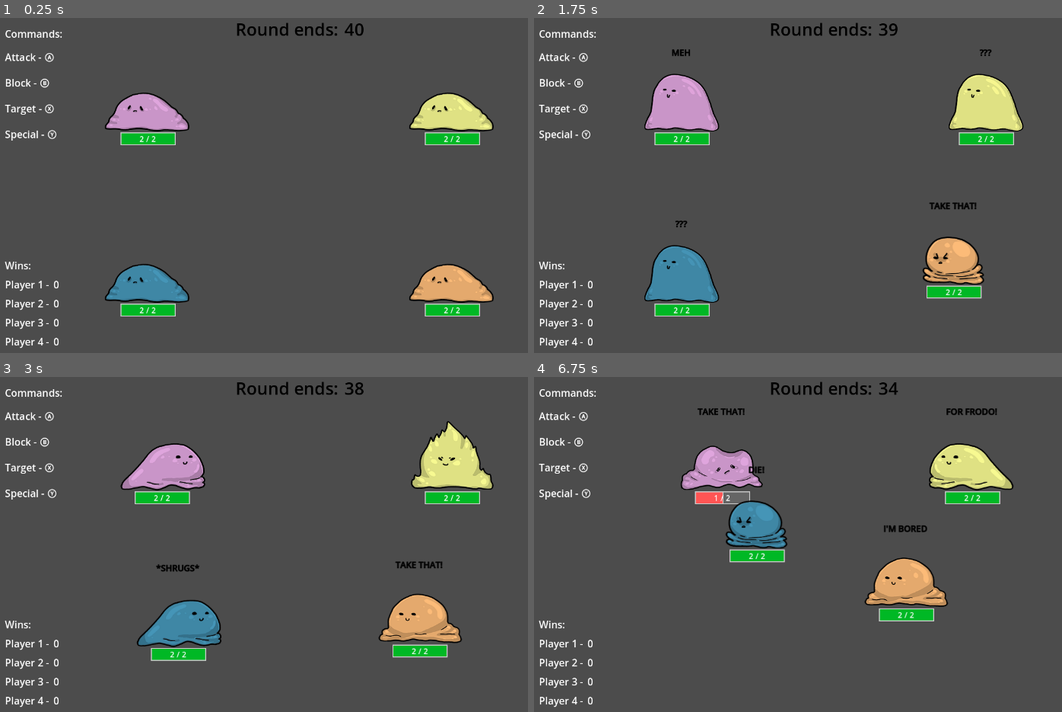
Above: before the commit, frames 1-4 (two rows, left to right).
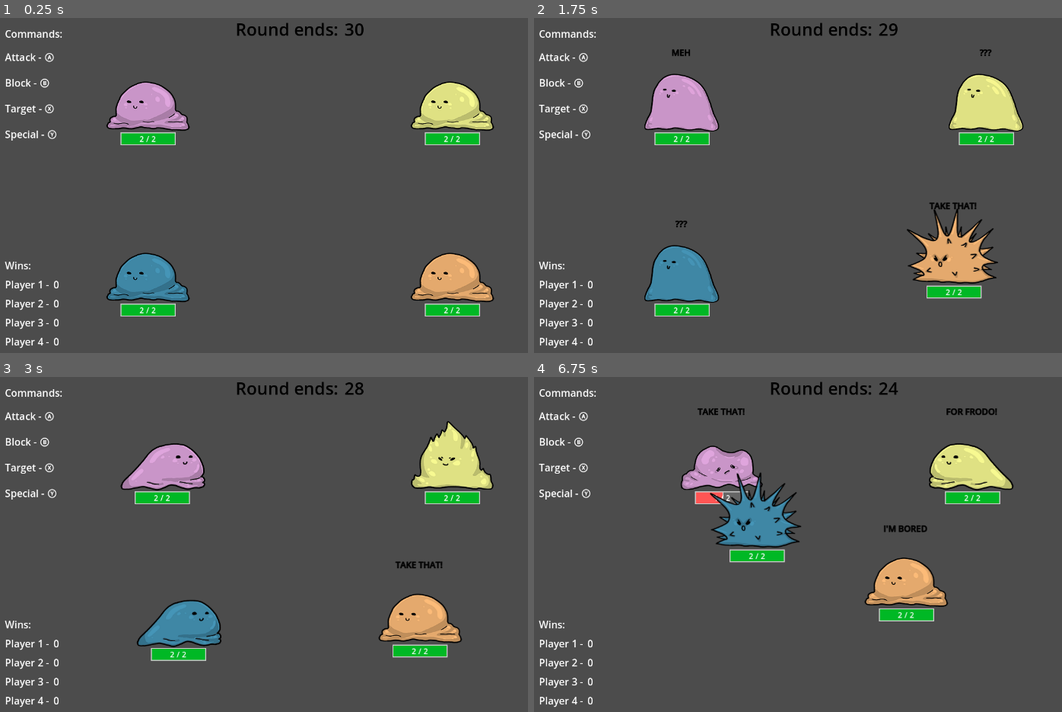
Above: after the commit, the same moments.

Repository: Galitie/mini-tyler-games
Game: Godot game, scene res://tylermon/tylermon.tscn
Same seed, same stepped clock (60 frames per second), same inputs: the game is played once before the commit and once after it. This scene is started directly instead of the project's main scene.
Inputs:
- Up to frame 1 (0.25 s): no input
- Up to frame 2 (1.75 s): tap Enter (start) at 0.5 s; hold Enter (start) 0.53-1.28 s; hold Right (move_piece_right) from 0.53 s (still down); tap Space (jump) at 0.77, 1.52 s; tap B (tylermon_block) at 1.35 s
- Up to frame 3 (3 s): release Right (move_piece_right) at 2.03 s; hold A (move_left) 2.03-2.78 s; tap Y (tylermon_special) at 2.1 s; hold Right (move_piece_right) from 2.78 s (still down); tap X (tylermon_target) at 2.85 s
- Up to frame 4 (6.75 s): tap Space (jump) at 3.02, 3.77, 4.52, 6.02 s; hold Enter (start) 3.53-4.28 s; release Right (move_piece_right) at 4.28 s; hold A (move_left) 4.28-5.03 s; tap B (tylermon_block) at 4.35 s; hold Right (move_piece_right) 5.03-5.78 s; tap Y (tylermon_special) at 5.1 s; hold A (move_left) from 5.78 s (still down); tap X (tylermon_target) at 5.85 s; hold Enter (start) from 6.53 s (still down)

The runs differ from the first frame. In frame 1, 3.7% of the frame differs, in the area x 19-94%, y 1-85%; in frame 2, 1.4%; in frame 3, 0.1%; in frame 4, 1.4%.

Commit message:
updated dead animation to wait until knocked out animation is done

Diff:
--- a/tylermon/mon.gd
+++ b/tylermon/mon.gd
@@ -16,6 +16,7 @@
 @export var custom_color : Color
 
 signal knocked_out
+signal queue_animation(current_animation, queued_animation)
 
 enum State {
 	WALK_RANDOM, BASIC_ATTACK, IDLE,
@@ -65,6 +66,8 @@
 	phrase.text = ""
 	get_parent().connect("send_command", get_command)
 	sprite.modulate = custom_color
+	connect("queue_animation", play_next_animation)
+
 
 func _physics_process(delta):
 	if health <= 0 and current_state != State.KNOCKED_OUT:
@@ -91,7 +94,7 @@
 	match state:
 		State.WALK_RANDOM:
 			sprite.play("move")
-			chance_to_say_phrase(bored_phrases, 2)
+			chance_to_say_phrase(bored_phrases, 3)
 			destination = Vector2(randi_range(100,1000), randi_range(100, 500))
 
 		State.BASIC_ATTACK:
@@ -134,7 +137,7 @@
 			hurt_box.get_child(0).disabled = true
 			hp_bar.visible = false
 			velocity = Vector2()
-			sprite.play("dead")
+
 
 		State.TARGET_AND_GO:
 			sprite.play("move")
@@ -204,7 +207,12 @@
 			pass
 
 		State.KNOCKED_OUT:
-			pass
+			if sprite.is_playing():
+				pass
+			else:
+				emit_signal("queue_animation", "just_knocked_out", "dead")
+
+
 
 
 func get_other_random_mon():
@@ -322,3 +330,9 @@
 		return
 	else:
 		set_state(State.SPECIAL_ATTACK)
+
+
+func play_next_animation(current_animation: String, queued_animation: String):
+	match current_animation:
+		"just_knocked_out":
+			sprite.play(queued_animation)
--- a/tylermon/mon.tscn
+++ b/tylermon/mon.tscn
@@ -32,10 +32,10 @@
 [sub_resource type="SpriteFrames" id="SpriteFrames_scvj0"]
 animations = [{
 "frames": [{
+"duration": 0.5,
+"texture": ExtResource("2_epn60")
+}, {
 "duration": 2.0,
-"texture": ExtResource("2_epn60")
-}, {
-"duration": 1.5,
 "texture": ExtResource("3_vd7s0")
 }, {
 "duration": 1.0,
@@ -108,8 +108,14 @@
 }, {
 "duration": 1.0,
 "texture": ExtResource("3_h2vbk")
-}],
-"loop": true,
+}, {
+"duration": 1.0,
+"texture": ExtResource("2_2adcg")
+}, {
+"duration": 1.0,
+"texture": ExtResource("3_h2vbk")
+}],
+"loop": false,
 "name": &"hurt",
 "speed": 3.0
 }, {
@@ -208,6 +214,7 @@
 position = Vector2(0, -40)
 sprite_frames = SubResource("SpriteFrames_scvj0")
 animation = &"just_knocked_out"
+autoplay = "idle"
 flip_h = true
 
 [node name="timer" type="Timer" parent="."]
--- a/tylermon/tylermon.tscn
+++ b/tylermon/tylermon.tscn
@@ -10,7 +10,7 @@
 
 [node name="tylermon" type="Node2D"]
 script = ExtResource("1_66guv")
-fight_length = 41
+fight_length = 31
 upgrade_length = 31
 max_rounds = 3
 
